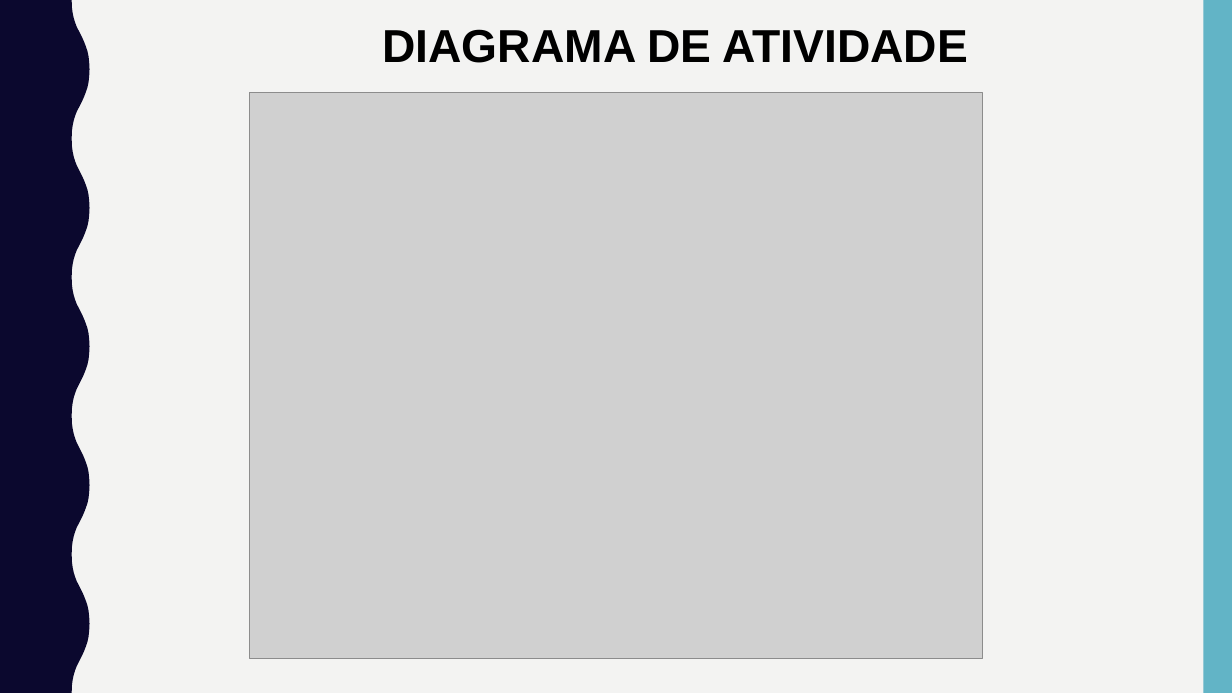
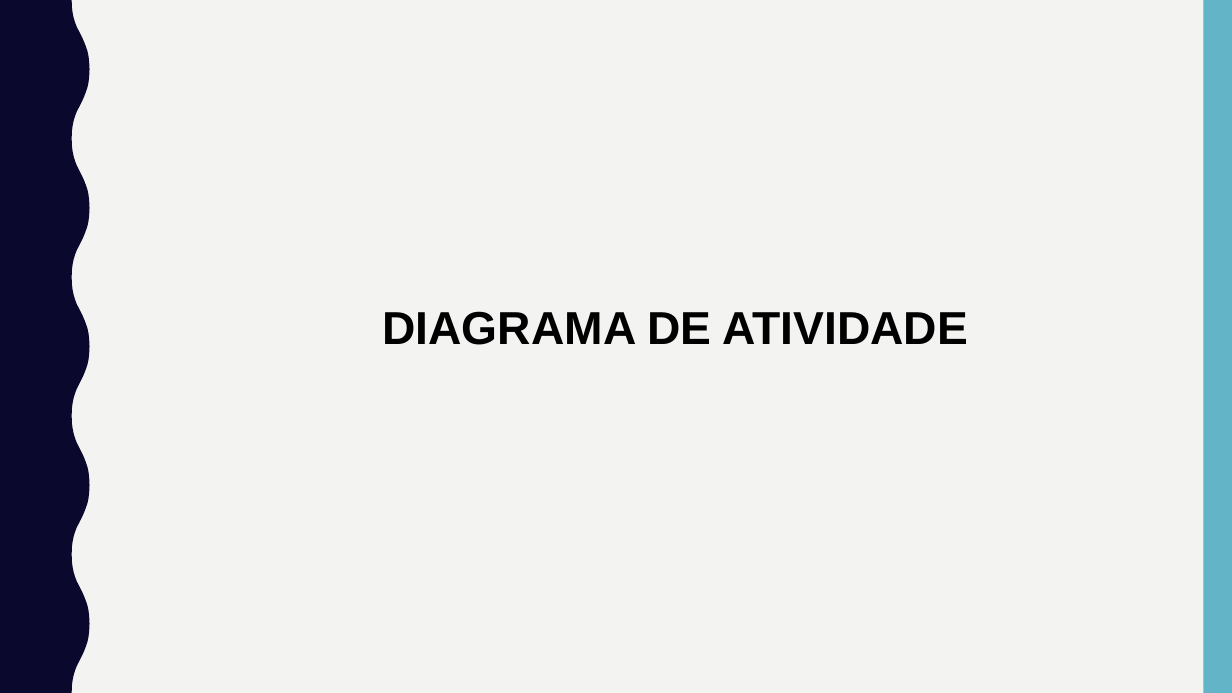
Before and after one commit to adilson-youtube/Relatorio_Sistema_Gestao_TCC, a slide deck: slide 16 of Apresentação/TFC.pptx (slide 19 before the commit). Drawn at 1232x693 pixels with LibreOffice and Linux fonts; fonts in the diff are those of the drawing; grey boxes stand for pictures. Boxes give left, top, right and bottom in pixels: in the first picture for what was removed or moved away, otherwise in the second. Text is boxed around its words. In the diff, an @@ line names an element or a change of style, - is before the commit and + after.

Commit message:
Update do TFC,os diagramas e apresentacao

```diff
--- a/Apresentação/TFC.pptx
+++ b/Apresentação/TFC.pptx
@@ picture removed at bbox=[250, 92, 982, 659] @@
@@ text "DIAGRAMA DE ATIVIDADE": place and size @@
-text "DIAGRAMA DE ATIVIDADE" at bbox=[382, 29, 968, 63]
+text "DIAGRAMA DE ATIVIDADE" at bbox=[382, 311, 968, 345]
```
Also in this commit, not shown: 7 other slides changed, 4 slides added, 4 slides removed, 23 other files.
